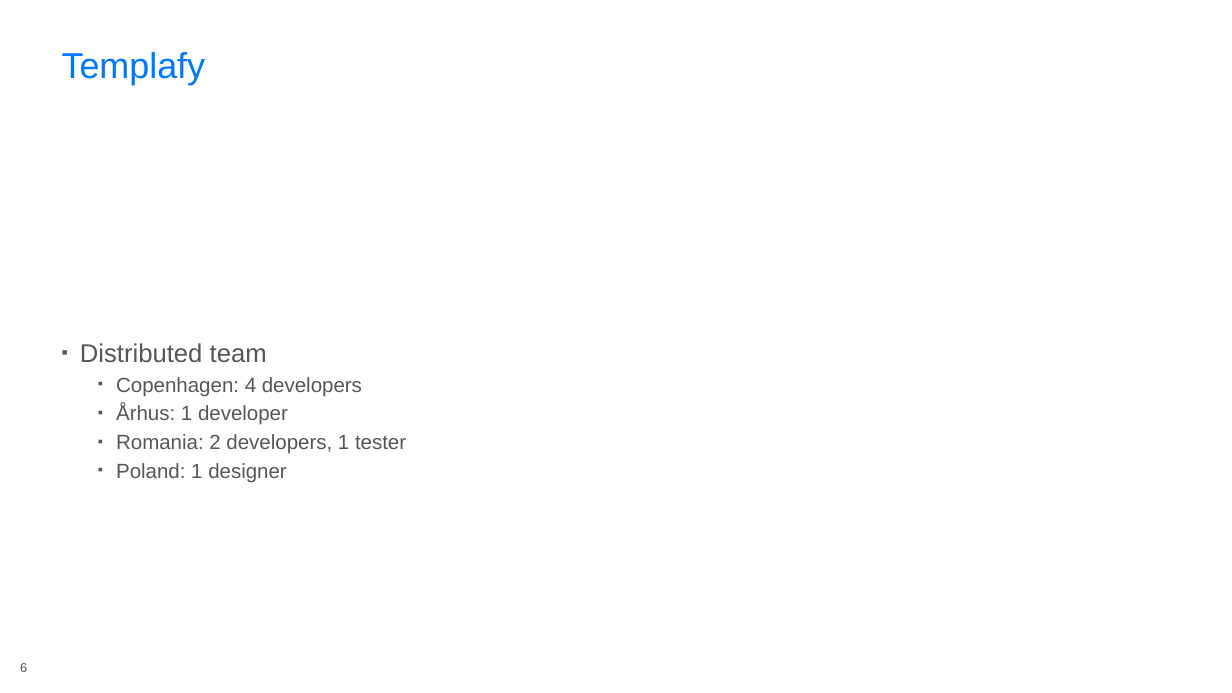
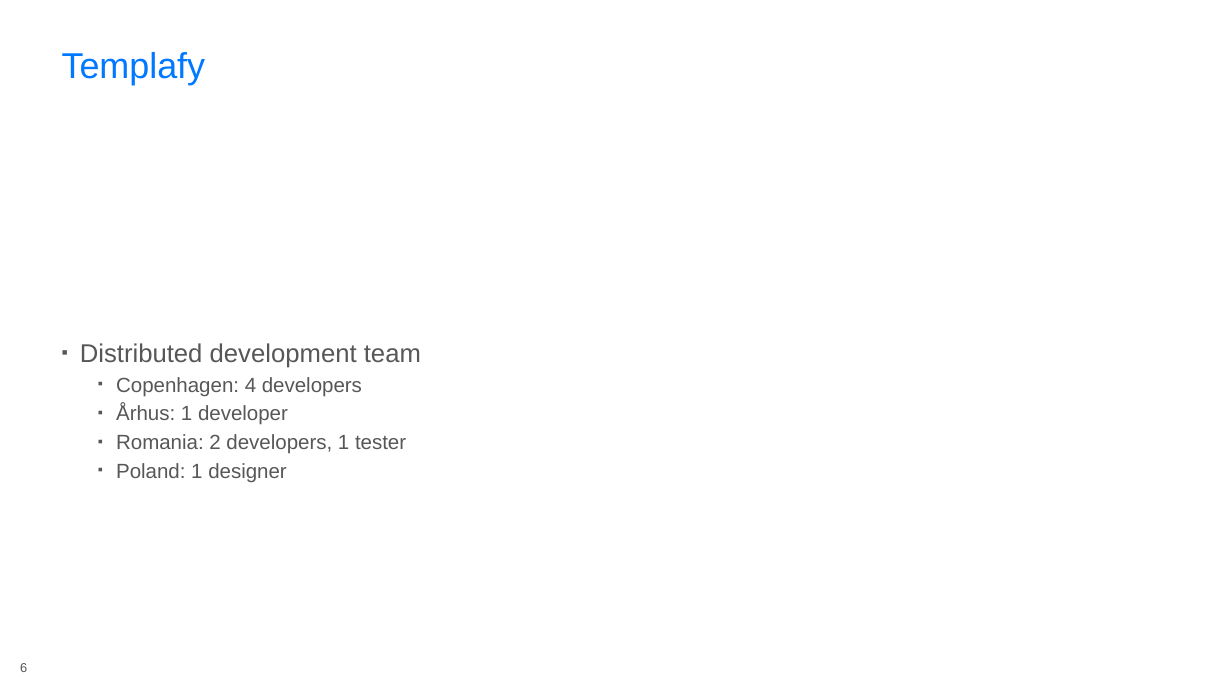
Before and after one commit to rasmuskl/react-webpack-typescript, a slide deck: slide 6 of _notes/Presentation.pptx. Drawn at 1232x693 pixels with LibreOffice and Linux fonts; fonts in the diff are those of the drawing; background and template pictures are left out. Boxes give left, top, right and bottom in pixels: in the first picture for what was removed or moved away, otherwise in the second. Text is boxed around its words. In the diff, an @@ line names an element or a change of style, - is before the commit and + after.

```diff
--- a/_notes/Presentation.pptx
+++ b/_notes/Presentation.pptx
@@ text at box(80, 343, 421, 368): text changed @@
-▪ Distributed team
+▪ Distributed development team
```
Also in this commit, not shown: 16 other files.
